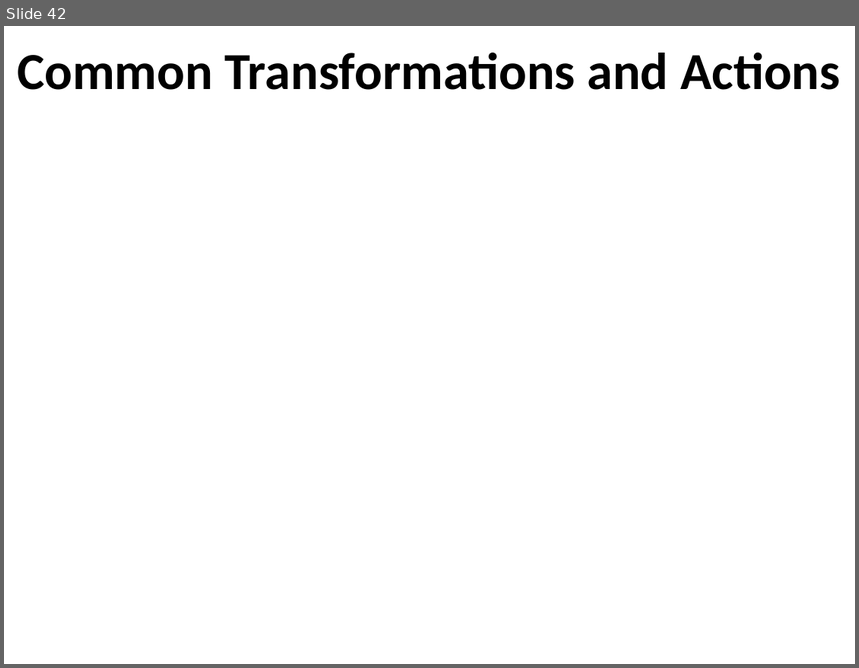
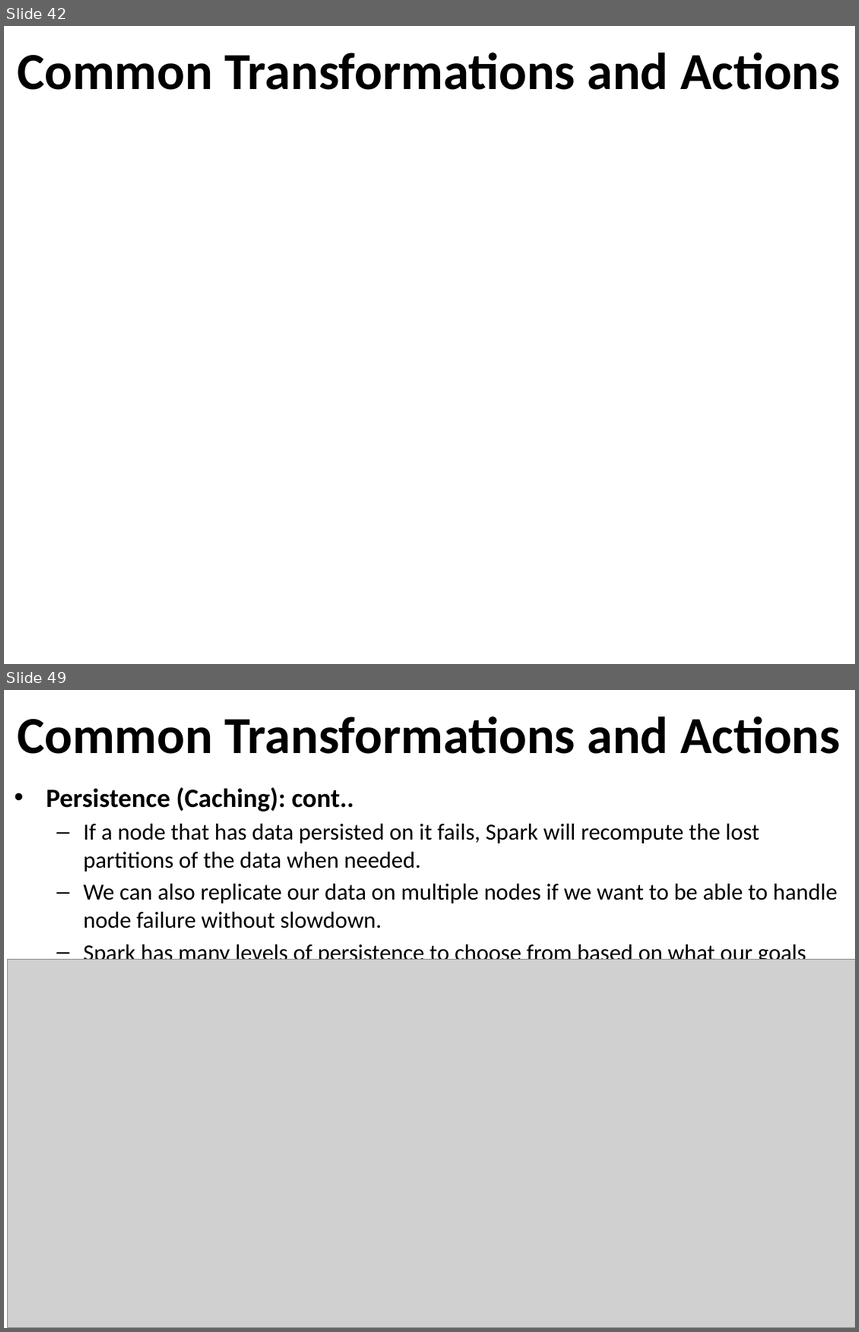
Before and after one commit to email2dorababu/SCALA_Reading, a slide deck: Spark_PPT/Spark_Learning_Spark_part2.pptx. Shown one above the other, each under a label of ours: slide 42 before the commit, slides 42 and 49 after it; the slides between them are not shown. The pictures are 859x668 and 859x1332 pixels, drawn with LibreOffice and Linux fonts; fonts in the diff are those of the drawing; grey boxes stand for pictures; background and template pictures are left out. Boxes give left, top, right and bottom in pixels: in the first picture for what was removed or moved away, otherwise in the second. Text is boxed around its words. In the diff, an @@ line names an element or a change of style, - is before the commit and + after.

```diff
--- a/Spark_PPT/Spark_Learning_Spark_part2.pptx
+++ b/Spark_PPT/Spark_Learning_Spark_part2.pptx
@@ slide 49 added at (x1=4, y1=690, x2=855, y2=1328), background #FFFFFF @@
@@ title added at (x1=17, y1=717, x2=841, y2=754), 44 pt, text #000000, bold @@
+Common Transformations and Actions
@@ text added at (x1=46, y1=787, x2=838, y2=966), 19.6 pt, text #000000 @@
+• Persistence (Caching): cont..
+  – If a node that has data persisted on it fails, Spark will recompute the lost partitions of the data when needed.
+  – We can also replicate our data on multiple nodes if we want to be able to handle node failure without slowdown.
+  – Spark has many levels of persistence to choose from based on what our goals are, as shown below.
@@ picture added at (x1=7, y1=960, x2=855, y2=1328) @@
```
Also in this commit, not shown: 1 slide changed, 7 other slides added, 1 other file.
